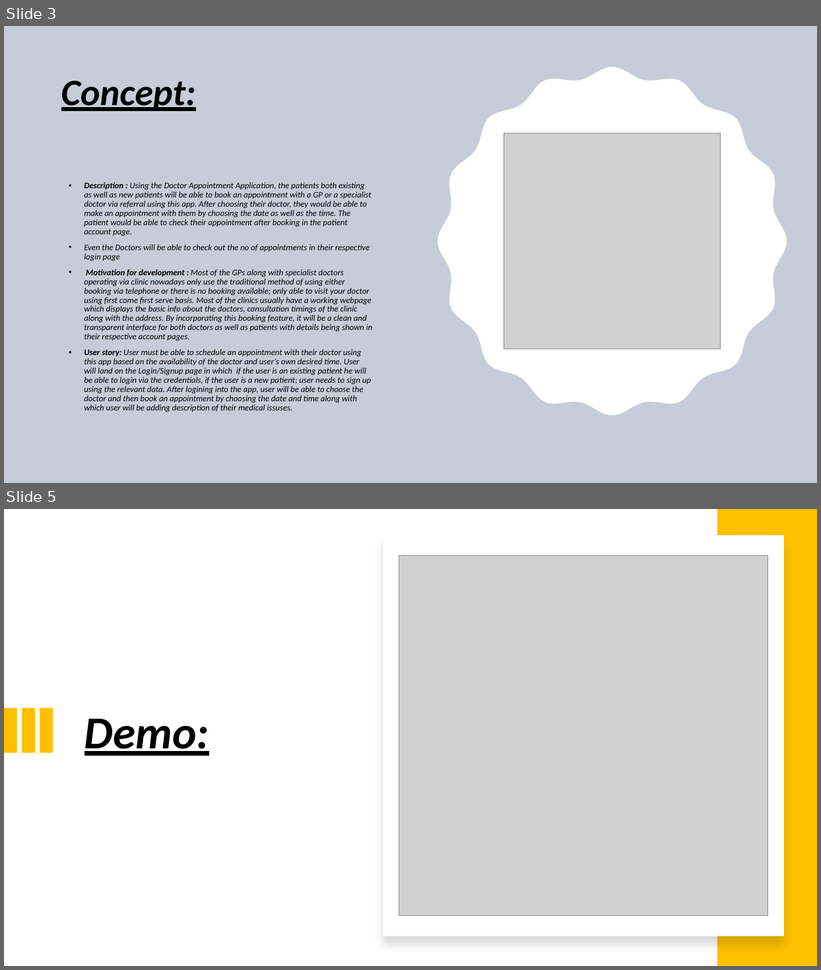
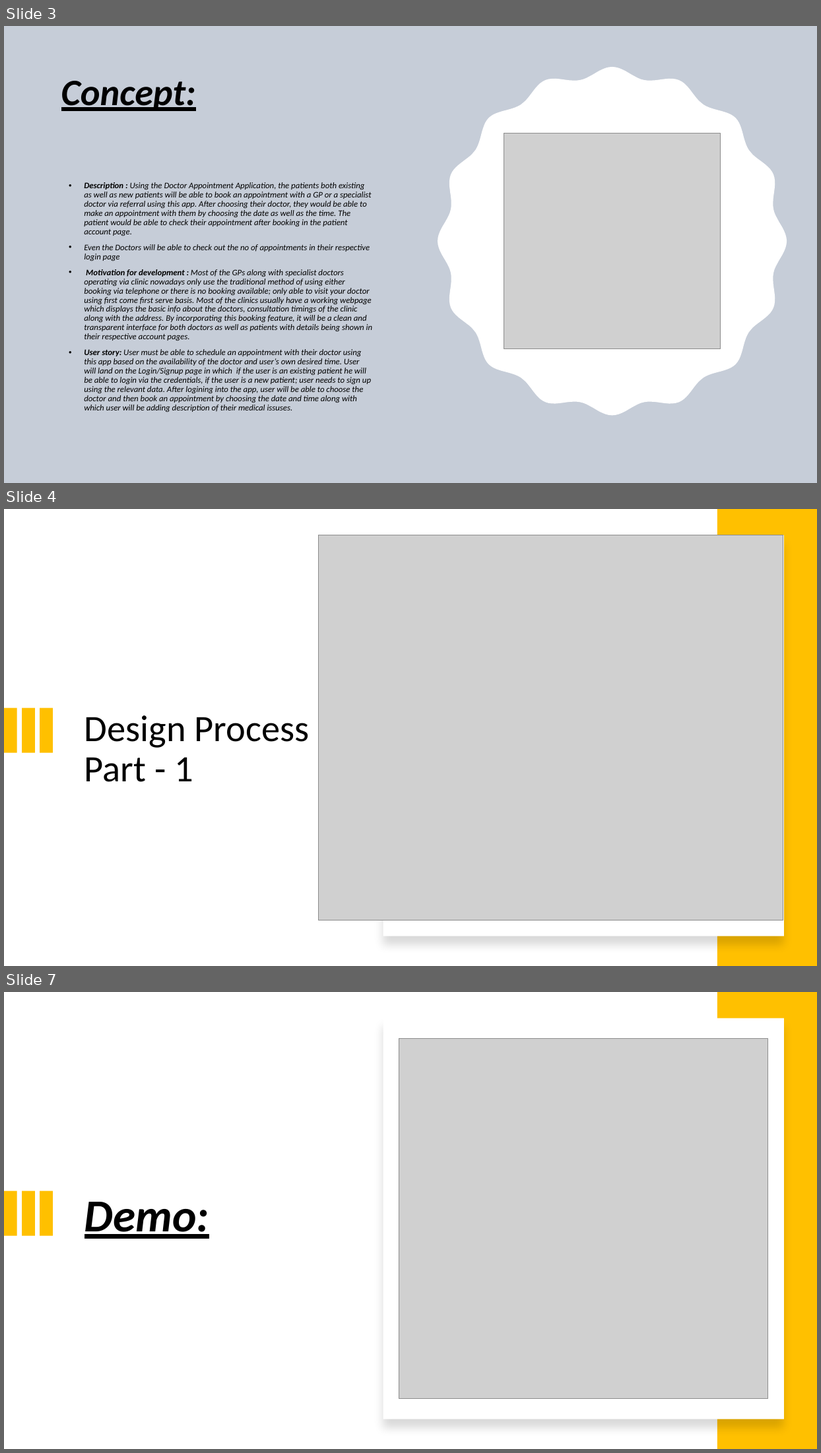
Before and after one commit to SanjeevKumar-DEV/Doctor-Appointment, a slide deck: project-documents/Docto_ Appointment.pptx. Shown one above the other, each under a label of ours: slides 3 and 5 before the commit, slides 3, 4 and 7 after it; the slides between them are not shown. The pictures are 821x970 and 821x1453 pixels, drawn with LibreOffice and Linux fonts; fonts in the diff are those of the drawing; grey boxes stand for pictures. Boxes give left, top, right and bottom in pixels: in the first picture for what was removed or moved away, otherwise in the second. Text is boxed around its words. In the diff, an @@ line names an element or a change of style, - is before the commit and + after.

```diff
--- a/project-documents/Docto_ Appointment.pptx
+++ b/project-documents/Docto_ Appointment.pptx
@@ slide 4 added at (4, 509, 817, 966), background #FFFFFF @@
@@ rectangle added at (717, 509, 817, 966), fill #FFC000 @@
@@ picture added at (319, 535, 783, 921) @@
@@ rectangle added at (384, 535, 784, 937), fill #FFFFFF @@
@@ rectangle added at (4, 708, 17, 753), fill #FFC000 @@
@@ rectangle added at (22, 708, 34, 753), fill #FFC000 @@
@@ rectangle added at (40, 708, 53, 753), fill #FFC000 @@
@@ title added at (85, 716, 310, 782), 44 pt, text #000000 @@
+Design Process
+Part - 1
@@ what was slide 5 is now slide 7 @@
```
Also in this commit, not shown: 2 slides changed, 1 other slide added, 2 other files.
